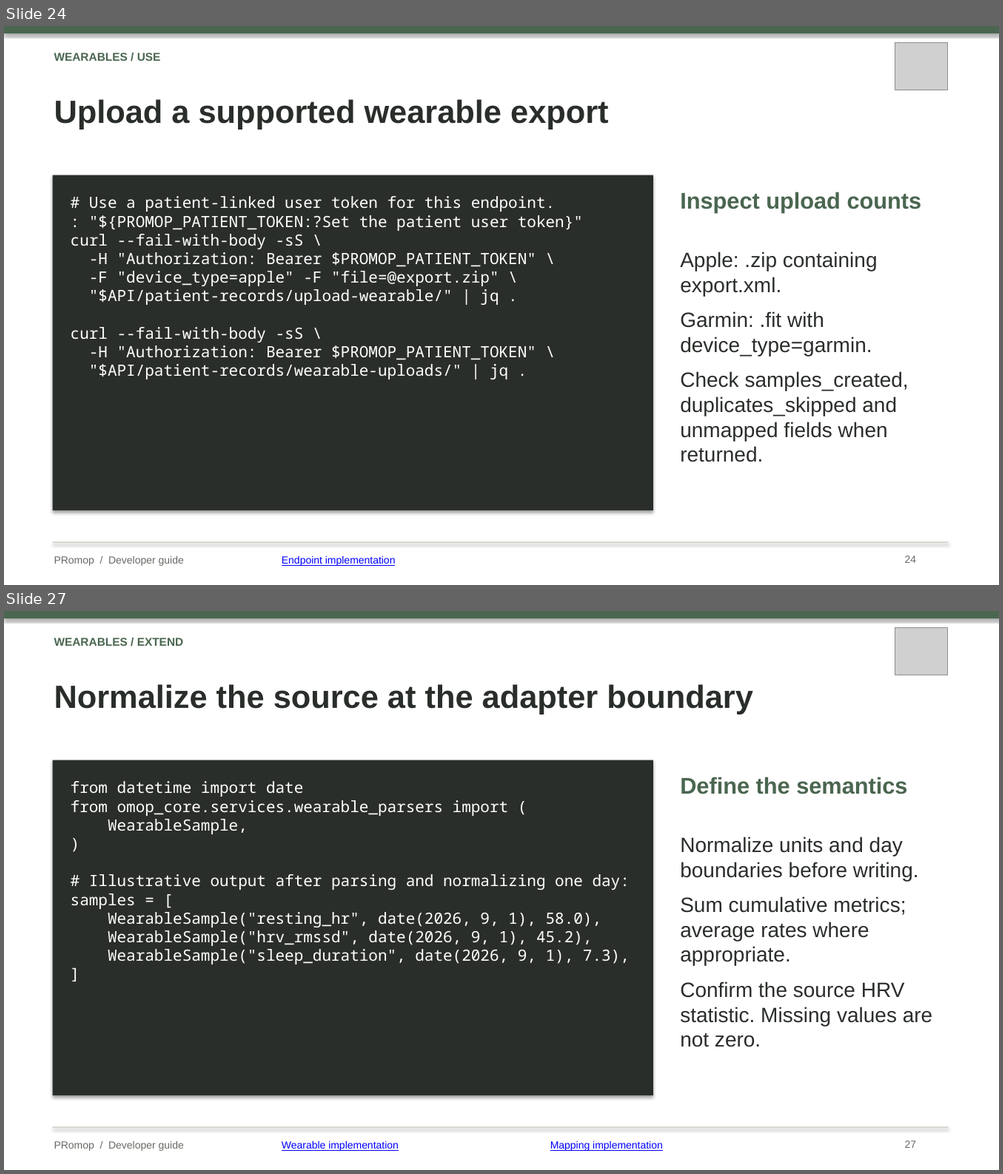
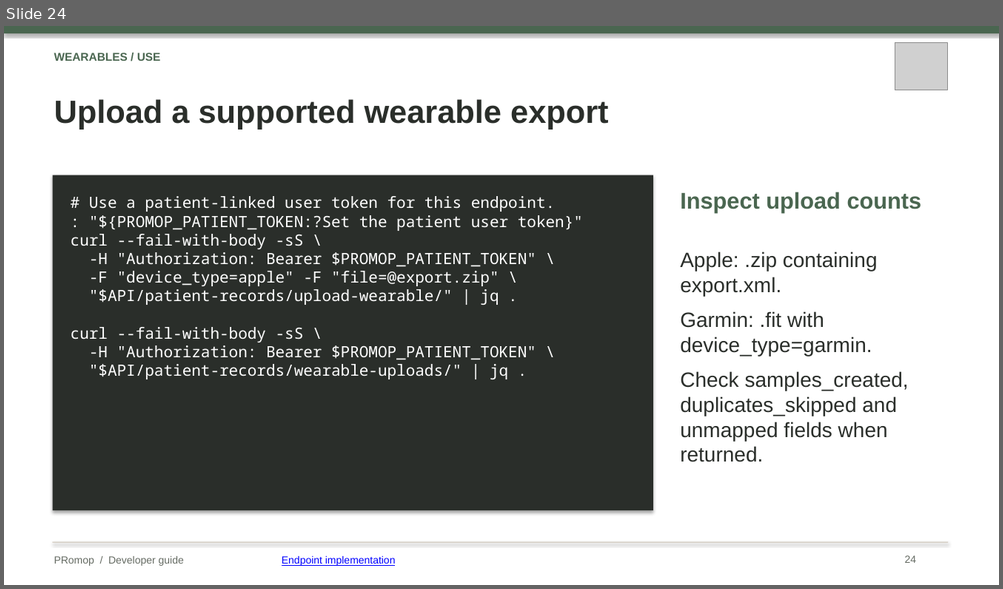
Before and after one commit to healthkey-ai/promop, a slide deck: PRomop_Developer_Guide.pptx. Shown one above the other, each under a label of ours: slides 24 and 27 before the commit, slide 24 after it; the slides between them are not shown. The pictures are 1003x1174 and 1003x589 pixels, drawn with LibreOffice and Linux fonts; fonts in the diff are those of the drawing; grey boxes stand for pictures. Boxes give left, top, right and bottom in pixels: in the first picture for what was removed or moved away, otherwise in the second. Text is boxed around its words. In the diff, an @@ line names an element or a change of style, - is before the commit and + after.

```diff
--- a/PRomop_Developer_Guide.pptx
+++ b/PRomop_Developer_Guide.pptx
@@ slide 27 removed at <box>4,611,999,1170</box>, background #FFFFFF @@
@@ rectangle removed at <box>4,611,999,618</box> @@
@@ picture removed at <box>895,627,947,675</box> @@
@@ text removed at <box>54,638,184,646</box> @@
-WEARABLES / EXTEND
@@ text removed at <box>54,684,753,714</box> @@
-Normalize the source at the adapter boundary
@@ rectangle removed at <box>53,760,653,1096</box> @@
@@ text removed at <box>71,781,629,965</box> @@
-from datetime import date
-from omop_core.services.wearable_parsers import (
-WearableSample,
-)
-# Illustrative output after parsing and normalizing one day:
-samples = [
-WearableSample("resting_hr", date(2026, 9, 1), 58.0),
-WearableSample("hrv_rmssd", date(2026, 9, 1), 45.2),
-WearableSample("sleep_duration", date(2026, 9, 1), 7.3),
-]
@@ text removed at <box>680,777,907,795</box> @@
-Define the semantics
@@ text removed at <box>680,837,932,1048</box> @@
-Normalize units and day boundaries before writing.
-Sum cumulative metrics; average rates where appropriate.
-Confirm the source HRV statistic. Missing values are not zero.
@@ rectangle removed at <box>53,1128,948,1128</box> @@
@@ text removed at <box>54,1142,184,1151</box> @@
-PRomop / Developer guide
@@ text removed at <box>282,1142,398,1151</box> @@
-Wearable implementation
@@ text removed at <box>550,1142,663,1151</box> @@
-Mapping implementation
@@ text removed at <box>905,1141,916,1148</box> @@
-27
```
Also in this commit, not shown: 9 slides changed, 2 slides added.
